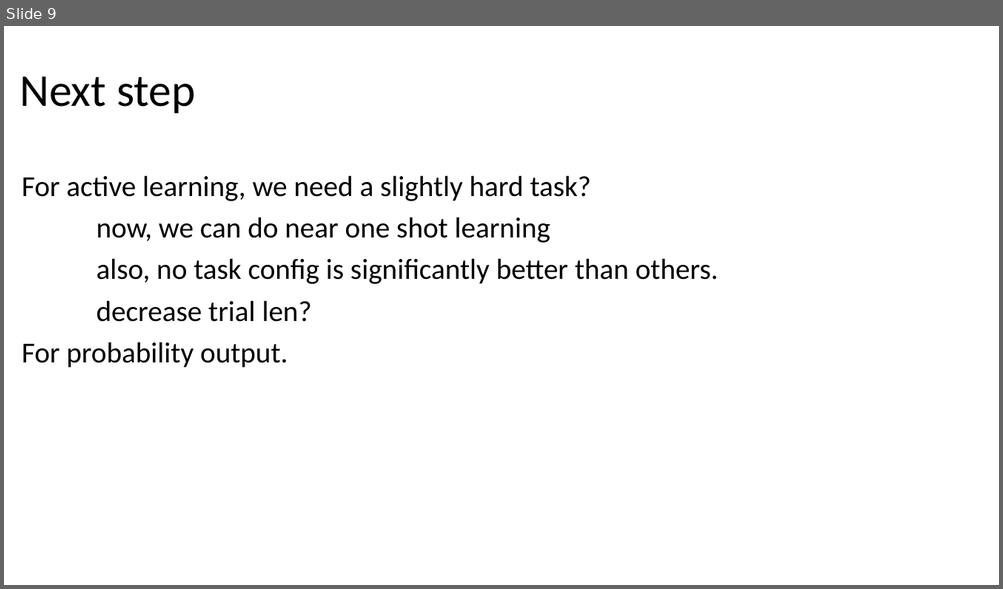
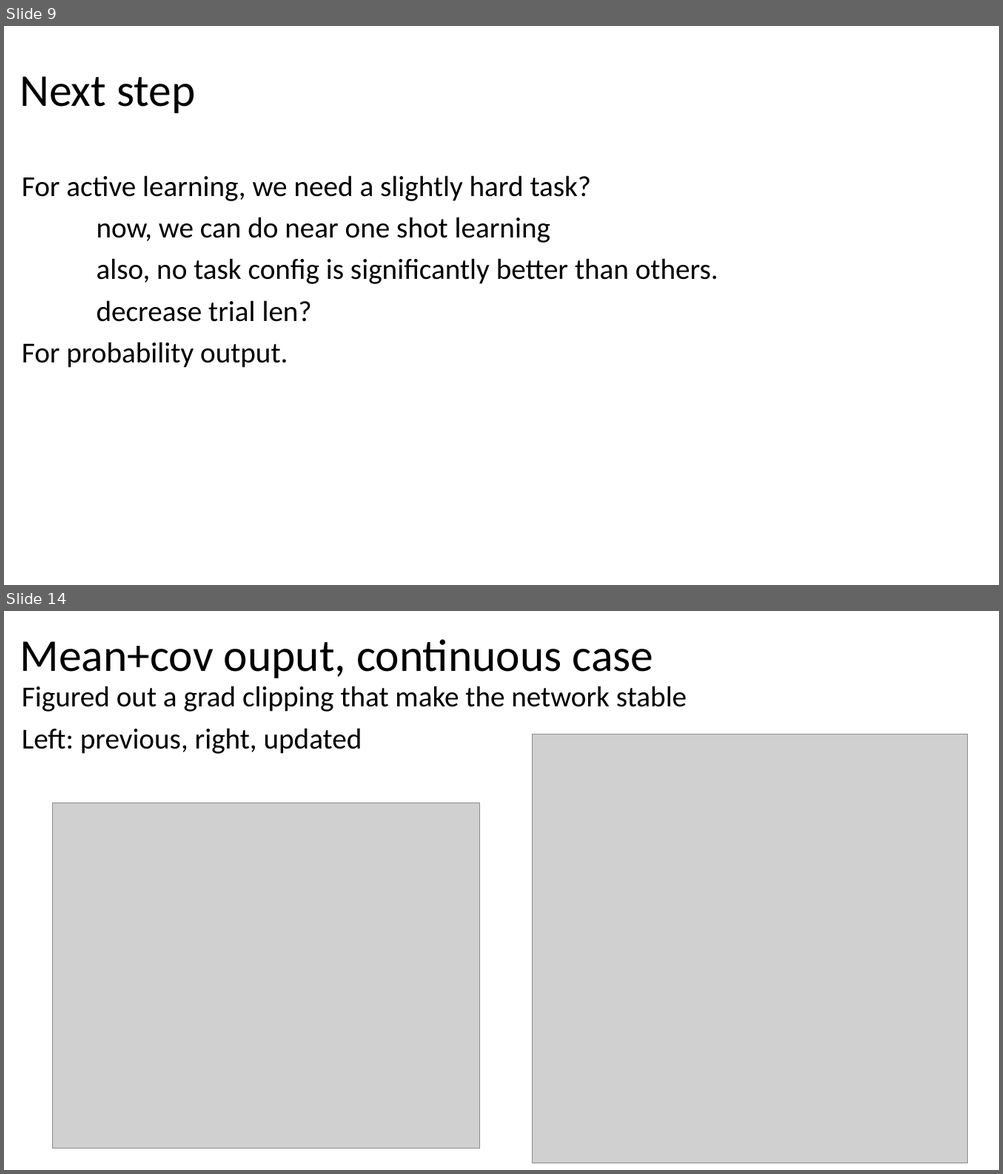
Before and after one commit to yizhoucc/active_learning_irl, a slide deck: inference as inverse.pptx. Shown one above the other, each under a label of ours: slide 9 before the commit, slides 9 and 14 after it; the slides between them are not shown. The pictures are 1003x589 and 1003x1174 pixels, drawn with LibreOffice and Linux fonts; fonts in the diff are those of the drawing; grey boxes stand for pictures. Boxes give left, top, right and bottom in pixels: in the first picture for what was removed or moved away, otherwise in the second. Text is boxed around its words. In the diff, an @@ line names an element or a change of style, - is before the commit and + after.

```diff
--- a/inference as inverse.pptx
+++ b/inference as inverse.pptx
@@ slide 14 added at [4, 611, 999, 1170], background #FFFFFF @@
@@ title added at [20, 639, 654, 678], 44 pt, text #000000 @@
+Mean+cov ouput, continuous case
@@ text added at [22, 686, 686, 754], 28 pt, text #000000 @@
+Figured out a grad clipping that make the network stable
+Left: previous, right, updated
@@ picture added at [532, 734, 967, 1163] @@
@@ picture added at [53, 803, 479, 1149] @@
```
Also in this commit, not shown: 3 other files.
